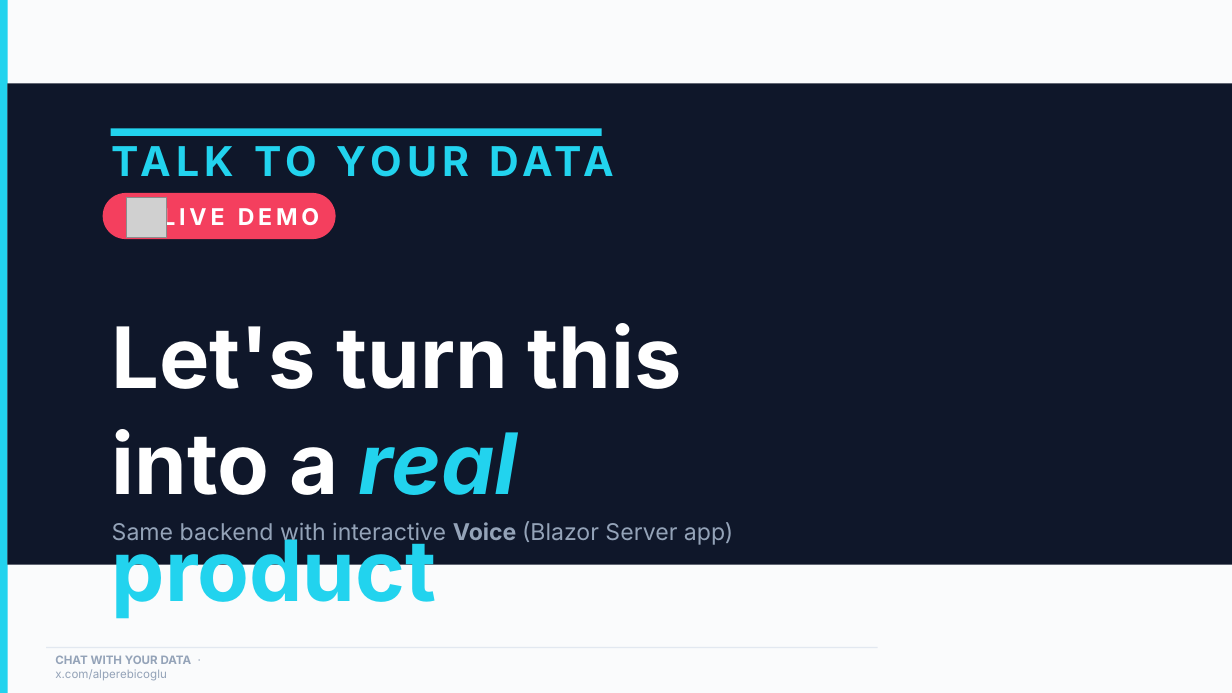
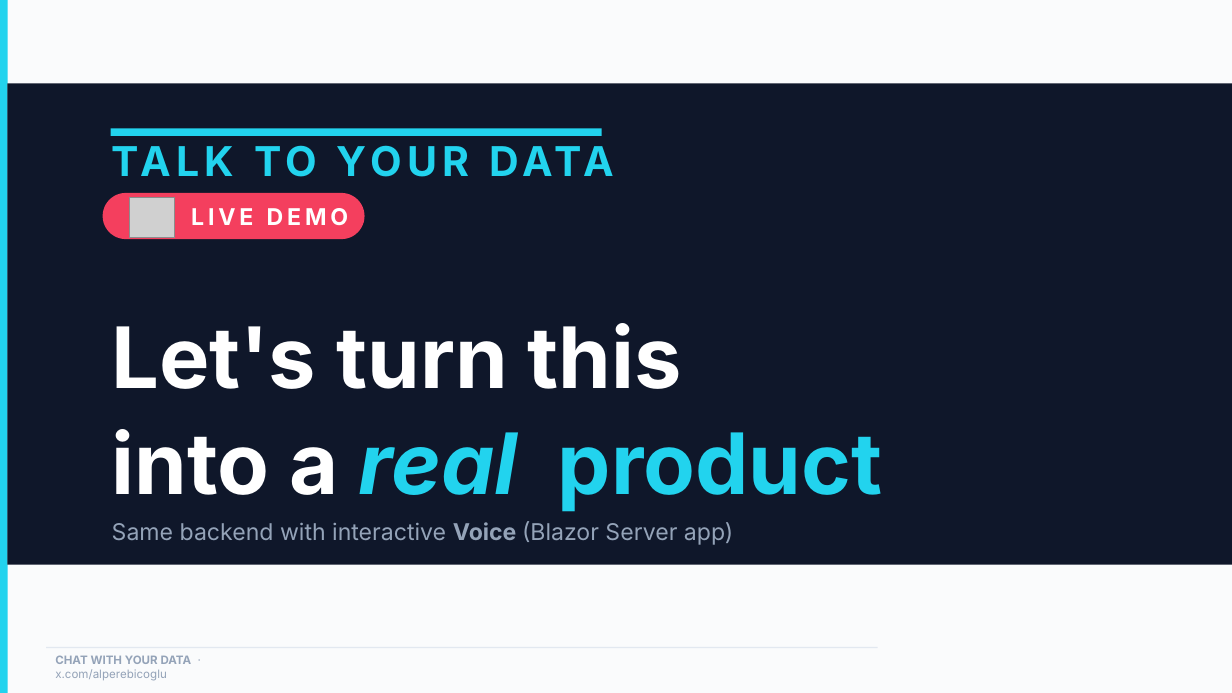
Before and after one commit to ebicoglu/chat-with-your-data-conference, a slide deck: slide 16 of Presentation.pptx. Drawn at 1232x693 pixels with LibreOffice and Linux fonts; fonts in the diff are those of the drawing; grey boxes stand for pictures; background and template pictures are left out. Boxes give left, top, right and bottom in pixels: in the first picture for what was removed or moved away, otherwise in the second. Text is boxed around its words. In the diff, an @@ line names an element or a change of style, - is before the commit and + after.

```diff
--- a/Presentation.pptx
+++ b/Presentation.pptx
@@ rounded rectangle "LIVE DEMO": place and size @@
-rounded rectangle "LIVE DEMO" at [103,193,335,239]
+rounded rectangle "LIVE DEMO" at [103,193,364,239]
@@ picture: place and size @@
-picture at [127,198,166,238]
+picture at [129,198,175,238]
@@ text "Let's turn this into a ..." rewrapped from [112,323,682,618] to [112,323,883,512] @@
```
Also in this commit, not shown: 5 other slides changed.
